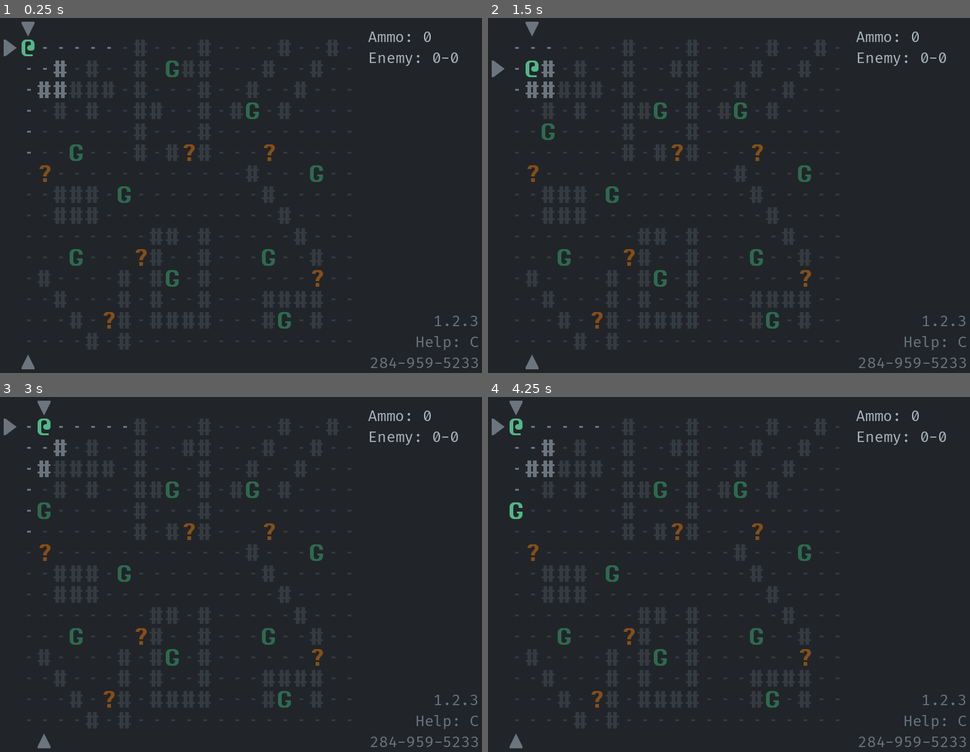
Above: before the commit, frames 1-4 (two rows, left to right).
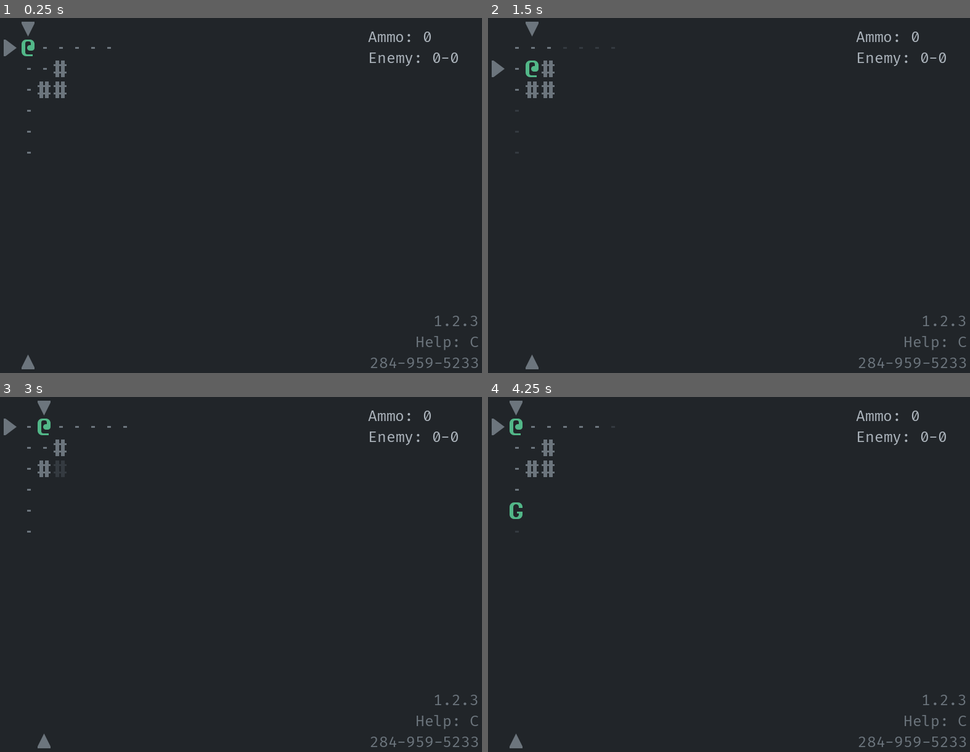
Above: after the commit, the same moments.

Repository: Bozar/godot-4-roguelike-demo
Game: Godot game, scene res://scene/main/main_game.tscn
Two runs of this game, one before a commit and one after it. Both use one fixed random seed, a clock stepped at 60 frames per second and the inputs below.
Inputs:
- Up to frame 1 (0.25 s): no input
- Up to frame 2 (1.5 s): tap Enter at 0.5 s; hold Right (move_right) 0.53-1.28 s; tap Space (aim) at 0.6, 1.25, 1.35 s; hold Down (move_down) from 1.28 s (still down)
- Up to frame 3 (3 s): tap Enter at 2 s; release Down (move_down) at 2.03 s; hold Right (move_right) 2.03-2.78 s; tap Space (aim) at 2.1, 2.75, 2.85 s; hold Up (move_up) from 2.78 s (still down)
- Up to frame 4 (4.25 s): tap Enter at 3.5 s; release Up (move_up) at 3.53 s; hold Left (move_left) from 3.53 s (still down); tap Space (aim) at 3.6 s

The runs differ from the first frame. In frame 1, 0.9% of the frame differs, in the area x 8-68%, y 11-88%; in frame 2, 0.9%; in frame 3, 0.9%; in frame 4, 0.9%.

Commit message:
End game if PC is hit by an NPC.

Diff:
--- a/library/node_reference.gd
+++ b/library/node_reference.gd
@@ -9,6 +9,7 @@
 const SCHEDULE: String = "Schedule"
 const RANDOM_NUMBER: String = "RandomNumber"
 const ACTOR_ACTION: String = "ActorAction"
+const GAME_PROGRESS: String = "GameProgress"
 const FOOTNOTE_LABEL: String = "Sidebar/SidebarVBox/FootnoteLabel"
 const GAME_STATE_LABEL: String = "Sidebar/SidebarVBox/GameStateLabel"
 
@@ -21,6 +22,7 @@
 const SIGNAL_SPRITE_MOVED: String = "sprite_moved"
 const SIGNAL_SPRITE_SWAPPED: String = "sprite_swapped"
 const SIGNAL_ACTION_PRESSED: String = "action_pressed"
+const SIGNAL_GAME_OVER: String = "game_over"
 
 const SIGNAL_TURN_STARTED: String = "turn_started"
 
@@ -41,6 +43,9 @@
     ],
     SPRITE_STATE: [
         SEARCH_HELPER, PC_ACTION, ACTOR_ACTION,
+    ],
+    GAME_PROGRESS: [
+        PC_ACTION, ACTOR_ACTION,
     ],
 }
 
@@ -65,4 +70,9 @@
             PLAYER_INPUT, SIDEBAR, PC_ACTION, ACTOR_ACTION,
         ],
     },
+    GAME_PROGRESS: {
+        SIGNAL_GAME_OVER: [
+            SCHEDULE, PC_ACTION, PLAYER_INPUT, SIDEBAR,
+        ],
+    },
 }
--- a/scene/main/actor_action.gd
+++ b/scene/main/actor_action.gd
@@ -6,6 +6,7 @@
 var _ref_RandomNumber: RandomNumber
 var _ref_PcAction: PcAction
 var _ref_SpriteState: SpriteState
+var _ref_GameProgress: GameProgress
 
 var _pc: Sprite2D
 var _actor_states: Dictionary = {}
@@ -86,9 +87,7 @@
 
 
 func _hit_pc() -> void:
-    # TODO: End game.
-    print("hit")
-    pass
+    _ref_GameProgress.game_over.emit(false)
 
 
 func _approach_pc(sprite: Sprite2D, pc_coord: Vector2i) -> void:
--- /dev/null
+++ b/scene/main/game_progress.gd
@@ -0,0 +1,5 @@
+class_name GameProgress
+extends Node2D
+
+
+signal game_over(player_win: bool)
--- a/scene/main/game_state_label.gd
+++ b/scene/main/game_state_label.gd
@@ -1,5 +1,13 @@
 class_name GameStateLabel
 extends CustomLabel
+
+
+const YOU_WIN: String = "You win."
+const YOU_LOSE: String = "You lose."
+
+
+var game_over: bool = false
+var player_win: bool = false
 
 
 var _ref_PcAction: PcAction
@@ -14,5 +22,9 @@
     var ammo: String = "Ammo: %d" % [_ref_PcAction.ammo]
     var enemy: String = "Enemy: %d-%d" % [_ref_PcAction.enemy_count,
             _ref_PcAction.progress_bar]
+    var end_game: String = ""
 
-    text = "%s\n%s" % [ammo, enemy]
+    if game_over:
+        end_game = "\n\n" + (YOU_WIN if player_win else YOU_LOSE)
+
+    text = "%s\n%s%s" % [ammo, enemy, end_game]
--- a/scene/main/main_game.tscn
+++ b/scene/main/main_game.tscn
@@ -16,6 +16,7 @@
 [ext_resource type="Script" path="res://scene/main/footnote_label.gd" id="11_xdhx6"]
 [ext_resource type="Script" path="res://scene/main/random_number.gd" id="15_6fnbo"]
 [ext_resource type="Script" path="res://scene/main/actor_action.gd" id="16_f0ejp"]
+[ext_resource type="Script" path="res://scene/main/game_progress.gd" id="17_f52dv"]
 
 [node name="MainRoot" type="Node2D"]
 script = ExtResource("1_ed0ep")
@@ -75,3 +76,6 @@
 
 [node name="ActorAction" type="Node2D" parent="."]
 script = ExtResource("16_f0ejp")
+
+[node name="GameProgress" type="Node2D" parent="."]
+script = ExtResource("17_f52dv")
--- a/scene/main/pc_action.gd
+++ b/scene/main/pc_action.gd
@@ -30,6 +30,7 @@
 var _ref_ActorAction: ActorAction
 var _ref_Schedule: Schedule
 var _ref_SpriteState: SpriteState
+var _ref_GameProgress: GameProgress
 
 var _pc: Sprite2D
 var _is_aiming: bool = false
@@ -89,6 +90,12 @@
     _alert_duration = max(0, _alert_duration - 1)
 
 
+func _on_GameProgress_game_over(player_win: bool) -> void:
+    _ref_PcFov.render_fov(_is_aiming)
+    if not player_win:
+        VisualEffect.set_dark_color(_pc)
+
+
 func _pick_ammo(coord: Vector2i) -> void:
     SpriteFactory.remove_sprite(SpriteStateHelper.get_trap_by_coord(coord))
     _ammo = _get_valid_ammo(_ammo + GameData.MAGAZINE)
--- a/scene/main/pc_fov.gd
+++ b/scene/main/pc_fov.gd
@@ -52,9 +52,9 @@
         ShadowCastFov.get_fov_map(pc_coord, GameData.PC_SIGHT_RANGE,
                 _block_cross_fov_ray, [], _fov_map, _shadow_cast_fov_data)
         # DiamondFov.get_fov_map(pc_coord, GameData.PC_SIGHT_RANGE, _fov_map)
-    DungeonSize.iterate_dungeon(_set_color, [_fov_map])
-    # DungeonSize.iterate_dungeon(_set_visibility, [_fov_map, _memory_map,
-            # MEMORY_TAGS])
+    # DungeonSize.iterate_dungeon(_set_color, [_fov_map])
+    DungeonSize.iterate_dungeon(_set_visibility, [_fov_map, _memory_map,
+            MEMORY_TAGS])
 
 
 func _set_color(coord: Vector2i, args: Array) -> void:
--- a/scene/main/player_input.gd
+++ b/scene/main/player_input.gd
@@ -3,6 +3,9 @@
 
 
 signal action_pressed(input_tag: InputTag)
+
+
+var _game_over: bool = false
 
 
 func _ready() -> void:
@@ -12,7 +15,9 @@
 func _unhandled_input(event: InputEvent) -> void:
     var out_input_tag: Array = []
 
-    if _is_move_input(event, out_input_tag):
+    if _game_over:
+        pass
+    elif _is_move_input(event, out_input_tag):
         action_pressed.emit(out_input_tag[0])
     elif event.is_action_pressed(InputTag.AIM):
         action_pressed.emit(InputTag.AIM)
@@ -22,6 +27,11 @@
     set_process_unhandled_input(sprite.is_in_group(SubTag.PC))
 
 
+func _on_GameProgress_game_over(_player_win: bool) -> void:
+    set_process_unhandled_input(true)
+    _game_over = true
+
+
 func _is_move_input(event: InputEvent, out_input_tag: Array) -> bool:
     for i: StringName in InputTag.MOVE_INPUTS:
         if event.is_action_pressed(i):
--- a/scene/main/schedule.gd
+++ b/scene/main/schedule.gd
@@ -8,10 +8,12 @@
 var _linked_sprites: Dictionary = {}
 var _anchor_id: int
 var _next_id: int
+var _game_over: bool = false
 
 
 func start_first_turn() -> void:
-    var pc_sprite: Sprite2D = SpriteStateHelper.get_sprites_by_tag("", SubTag.PC)[0]
+    var pc_sprite: Sprite2D = SpriteStateHelper.get_sprites_by_tag("",
+            SubTag.PC)[0]
     var pc_id: int = pc_sprite.get_instance_id()
     _next_id = pc_id
     _anchor_id = pc_id
@@ -19,6 +21,8 @@
 
 
 func start_next_turn() -> void:
+    if _game_over:
+        return
     turn_started.emit(_point_to_next_sprite())
 
 
@@ -42,6 +46,10 @@
 func _on_SpriteFactory_sprite_removed(sprites: Array[Sprite2D]) -> void:
     for i: Sprite2D in sprites:
         _remove_linked_sprite(i)
+
+
+func _on_GameProgress_game_over(_player_win: bool) -> void:
+    _game_over = true
 
 
 func _insert_linked_sprite(new_sprite: Sprite2D, before_this: Sprite2D = null) \
--- a/scene/main/sidebar.gd
+++ b/scene/main/sidebar.gd
@@ -14,3 +14,9 @@
 func _on_Schedule_turn_started(sprite: Sprite2D) -> void:
     if sprite.is_in_group(SubTag.PC):
         _ref_GameStateLabel.update_label()
+
+
+func _on_GameProgress_game_over(player_win: bool) -> void:
+    (_ref_GameStateLabel as GameStateLabel).game_over = true
+    (_ref_GameStateLabel as GameStateLabel).player_win = player_win
+    _ref_GameStateLabel.update_label()
Not shown: 1 places in scene/main/main_game.tscn that only renumber resources
